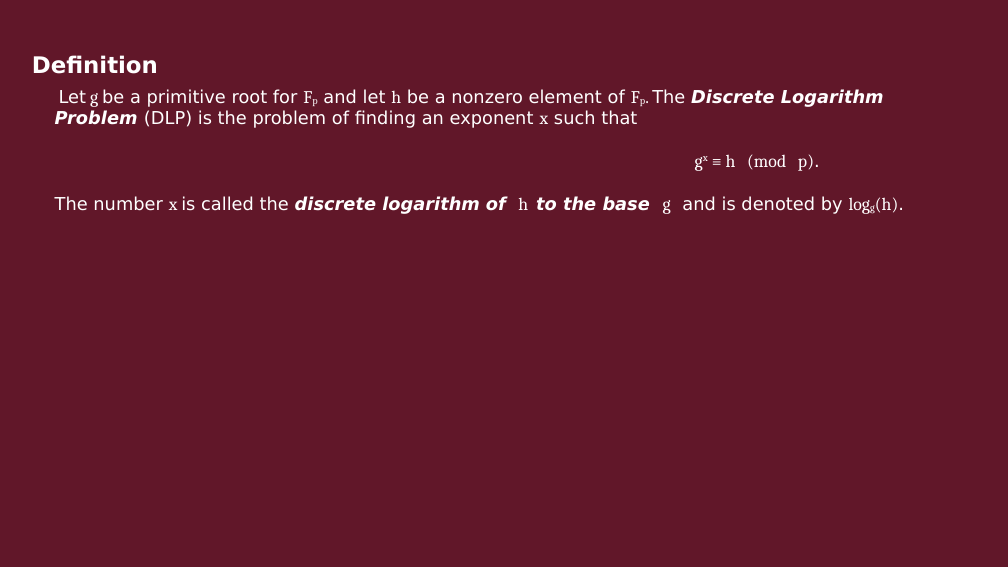
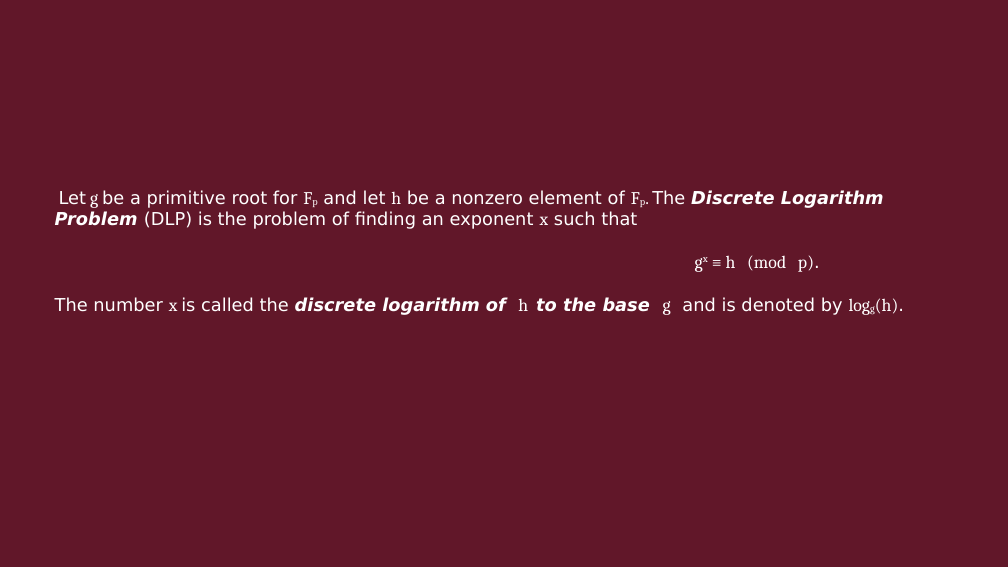
Before and after one commit to Quin-Darcy/seccom, a slide deck: slide 25 of presentation/cryptography_and_network_protocols.odp (slide 23 before the commit). Drawn at 1008x567 pixels with LibreOffice and Linux fonts; fonts in the diff are those of the drawing. Boxes give left, top, right and bottom in pixels: in the first picture for what was removed or moved away, otherwise in the second. Text is boxed around its words. In the diff, an @@ line names an element or a change of style, - is before the commit and + after.

```diff
--- a/presentation/cryptography_and_network_protocols.odp
+++ b/presentation/cryptography_and_network_protocols.odp
@@ text removed at [32,55,158,74] @@
-Definition
@@ text "Let g be a primitive ...": place and size @@
-text "Let g be a primitive ..." at [55,89,904,214]
+text "Let g be a primitive ..." at [55,190,904,315]
```
Also in this commit, not shown: 6 other slides changed, 4 slides added, 8 slides removed, 1 other file.
